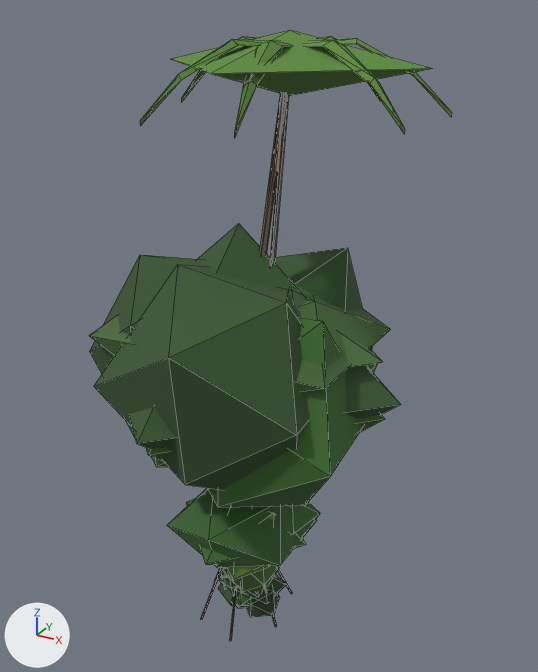
One commit to the glTF model art/flora/plants.glb: the scene before it, then after it.
Both versions are drawn from a 50 mm camera at (12.5, -20.6, 22.5) aimed at (0.7, 0.8, 11.8). Arrows for +X, +Y and +Z are at lower left; the lights stay in place. The picture after the commit comes second. Mesh edges are drawn as thin lines. Where no turn or scale is listed for an object, it has been applied to the vertices. Vertices at exactly the same position are counted once.

Script lines for the objects in view, before the commit:
```python
me_mesh_11 = bpy.data.meshes.new('Mesh_11')
me_mesh_11.from_pydata(...)  # 12 vertices, 12 faces; spans x -6.0..6.0, y -6.0..6.0, z 0.0..16.0
me_mesh_11.materials.append(mat_plants)
me_mesh_12 = bpy.data.meshes.new('Mesh_12')
me_mesh_12.from_pydata(...)  # 35 vertices, 50 faces; spans x -4.38..4.56, y -4.55..4.51, z 0.0..14.23
me_mesh_12.materials.append(mat_plants)
me_mesh_13 = bpy.data.meshes.new('Mesh_13')
me_mesh_13.from_pydata(...)  # 11 vertices, 12 faces; spans x -4.7..5.3, y -5.0..5.0, z 0.0..14.43
me_mesh_13.materials.append(mat_plants)
me_mesh_5 = bpy.data.meshes.new('Mesh_5')
me_mesh_5.from_pydata(...)  # 12 vertices, 12 faces; spans x -2.75..2.75, y -2.75..2.75, z 0.0..6.0
me_mesh_5.materials.append(mat_plants)
me_mesh_7 = bpy.data.meshes.new('Mesh_7')
me_mesh_7.from_pydata(...)  # 12 vertices, 12 faces; spans x -5.5..5.5, y -5.5..5.5, z 0.0..15.0
me_mesh_7.materials.append(mat_plants)
ob_holm_oak_far = bpy.data.objects.new('holm-oak.far', me_mesh_11)
ob_holm_oak_far.location = (0.0, 0.0, 0.0)
ob_mahogany_far = bpy.data.objects.new('mahogany.far', me_mesh_7)
ob_mahogany_far.location = (0.0, 0.0, 0.0)
ob_red_mangrove_far = bpy.data.objects.new('red-mangrove.far', me_mesh_5)
ob_red_mangrove_far.location = (0.0, 0.0, 0.0)
ob_stone_pine = bpy.data.objects.new('stone-pine', me_mesh_12)
ob_stone_pine.location = (0.0, 0.0, 0.0)
ob_stone_pine_far = bpy.data.objects.new('stone-pine.far', me_mesh_13)
ob_stone_pine_far.location = (0.0, 0.0, 0.0)
# also in view: 'azores-heath' at (0.0, 0.2, 2.1); 'holm-oak' at (-0.6, 0.0, 7.5); 'red-mangrove' at (0.0, 0.0, 2.6); 'tuckamore' at (0.2, 0.0, 0.9); 'coconut-palm' at (1.7, 0.0, 10.9)
```
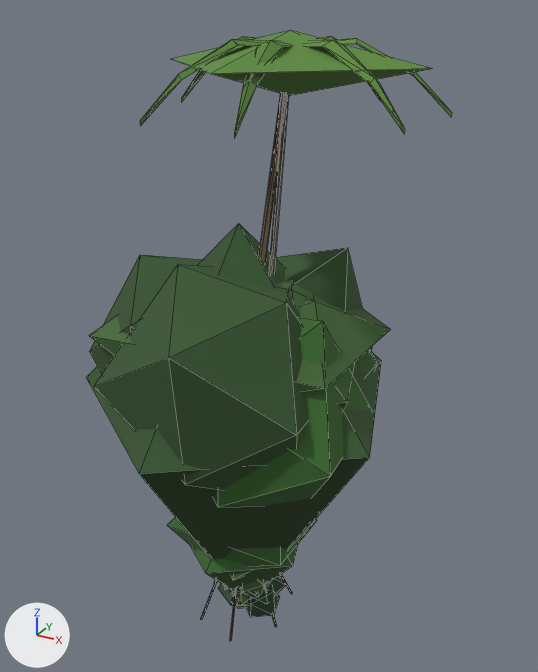
Boxes [x1, y1, x2, y2] around the edits, measured in the pictures (538 x 672 px):
'holm-oak.far', reshaped: before [130, 224, 401, 450]; after [87, 224, 381, 559]
'red-mangrove.far', reshaped (mostly hidden before): before [186, 498, 306, 565]; after [190, 544, 298, 590]
'stone-pine.far', reshaped (mostly hidden afterwards): before [341, 334, 383, 368]; after [337, 362, 355, 410]
'mahogany.far', reshaped (not visible afterwards): before [147, 415, 385, 461]
'red-mangrove', unchanged, covered by the edit: before [167, 488, 320, 641]; after [167, 517, 317, 641]

What changed in the scene script:
```text
Change me_mesh_5:
    used by ob_red_mangrove_far; location = (0.0, 0.0, 0.0)
    remove me_mesh_5.from_pydata(...)  # 12 vertices, 12 faces; spans x -2.75..2.75, y -2.75..2.75, z 0.0..6.0
    add me_mesh_5.from_pydata(...)  # 7 vertices, 10 faces; spans x -2.62..2.62, y -2.75..2.22, z 0.0..6.0
    me_mesh_5 part 1
    5 vertices are removed from x -2.75..2.75, y -2.75..2.75, z 1.8..3.9
    8 faces are deleted
    6 vertices are added at (0.0, -2.75, 3.48), (2.62, -0.85, 3.48), (0.0, 0.0, 0.0), (1.62, 2.22, 3.48), (-1.62, 2.22, 3.48), (-2.62, -0.85, 3.48)
    10 new faces join them
    other edits to the shape of me_mesh_5 do not show in these pictures
Change me_mesh_7:
    used by ob_mahogany_far; location = (0.0, 0.0, 0.0)
    remove me_mesh_7.from_pydata(...)  # 12 vertices, 12 faces; spans x -5.5..5.5, y -5.5..5.5, z 0.0..15.0
    add me_mesh_7.from_pydata(...)  # 7 vertices, 10 faces; spans x -5.2..5.2, y -5.5..4.4, z 0.0..15.0
    me_mesh_7 part 2
    5 vertices are removed from x -5.5..5.5, y -5.5..5.5, z 5.2..10.1
    8 faces are deleted
    6 vertices are added at (0.0, -5.5, 9.1), (5.2, -1.7, 9.1), (0.0, 0.0, 0.0), (3.2, 4.4, 9.1), (-3.2, 4.4, 9.1), (-5.2, -1.7, 9.1)
    10 new faces join them
    other edits to the shape of me_mesh_7 do not show in these pictures
Change me_mesh_11:
    used by ob_holm_oak_far; location = (0.0, 0.0, 0.0)
    remove me_mesh_11.from_pydata(...)  # 12 vertices, 12 faces; spans x -6.0..6.0, y -6.0..6.0, z 0.0..16.0
    add me_mesh_11.from_pydata(...)  # 7 vertices, 10 faces; spans x -5.7..5.7, y -6.0..4.9, z 0.0..16.0
    me_mesh_11 part 3
    5 vertices are removed from x -6.0..6.0, y -6.0..6.0, z 5.6..10.8
    8 faces are deleted
    6 vertices are added at (0.0, -6.0, 9.8), (5.7, -1.9, 9.8), (0.0, 0.0, 0.0), (3.5, 4.9, 9.8), (-3.5, 4.9, 9.8), (-5.7, -1.9, 9.8)
    10 new faces join them
    other edits to the shape of me_mesh_11 do not show in these pictures
Change me_mesh_13:
    used by ob_stone_pine_far; location = (0.0, 0.0, 0.0)
    remove me_mesh_13.from_pydata(...)  # 11 vertices, 12 faces; spans x -4.7..5.3, y -5.0..5.0, z 0.0..14.43
    add me_mesh_13.from_pydata(...)  # 7 vertices, 10 faces; spans x -4.76..4.76, y -5.0..4.05, z 0.0..15.0
    me_mesh_13 part 4: the loose piece of 6 vertices spanning x -4.7..5.3, y -5.0..5.0, z 9.87..14.43 is rebuilt with 7 vertices and now spans x -4.76..4.76, y -5.0..4.05, z 0.0..15.0
    other edits to the shape of me_mesh_13 do not show in these pictures
```
